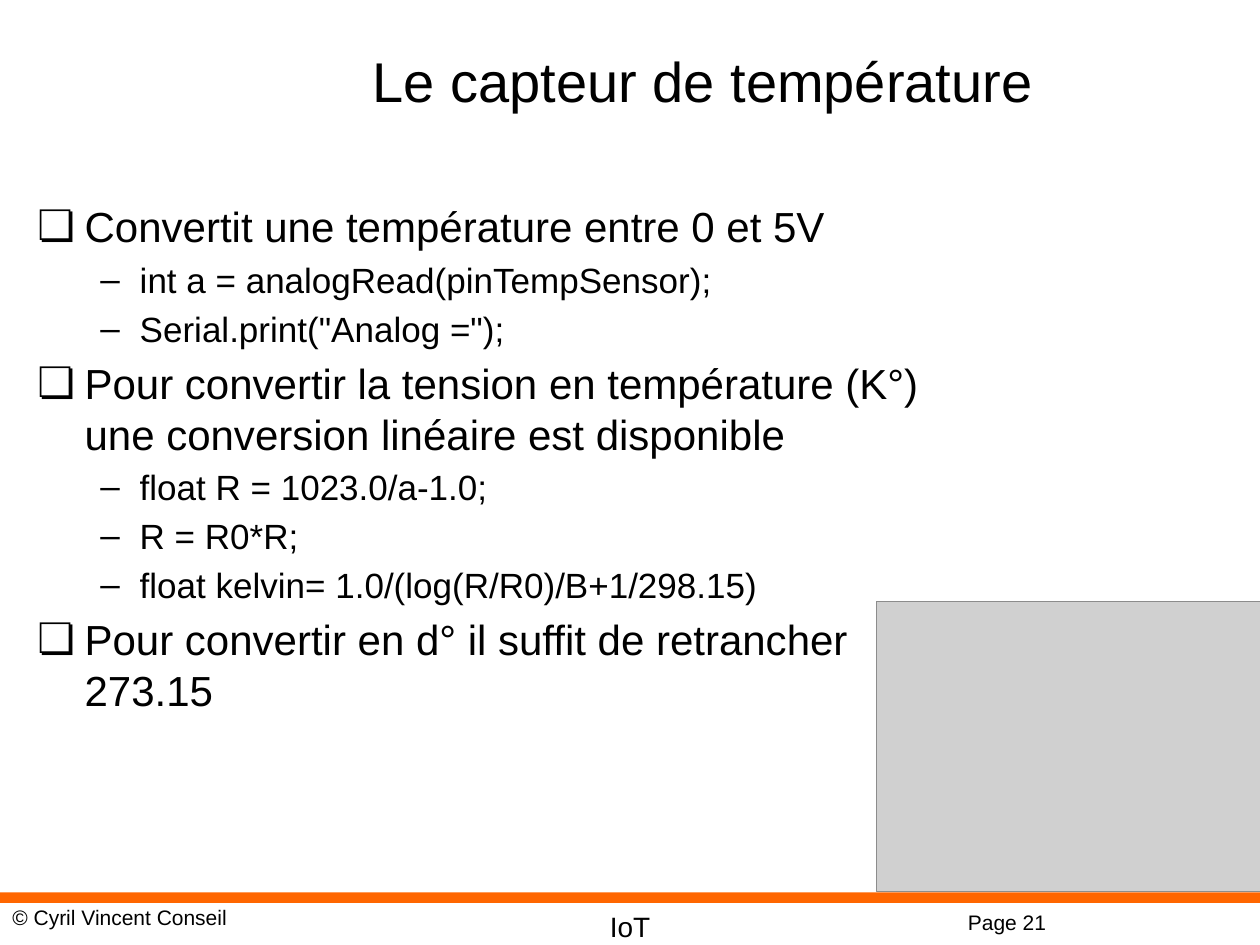
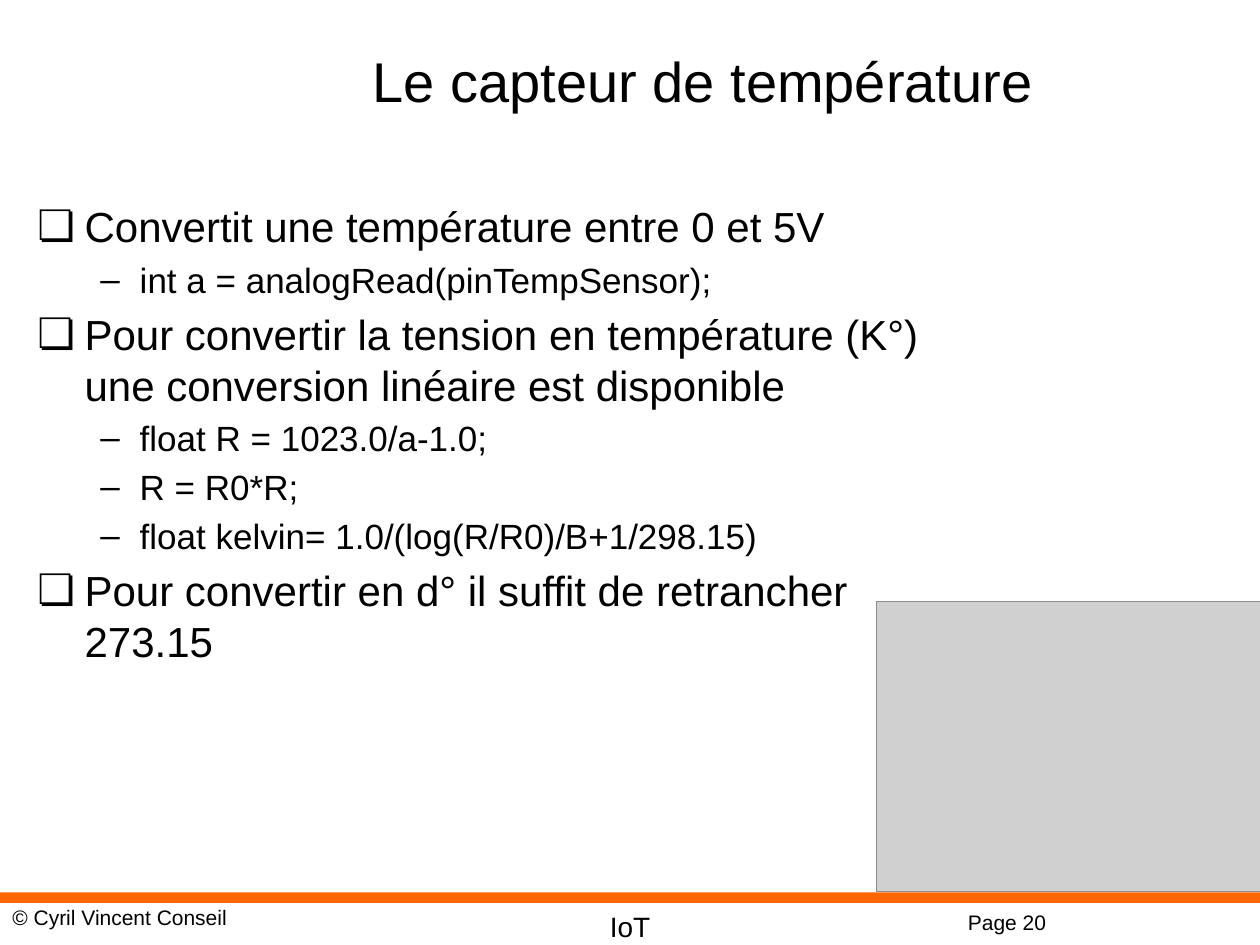
Before and after one commit to cyrilvincent/IoT, a slide deck: slide 20 of ppt/IoT05-ArduinoDev.pptx (slide 21 before the commit). Drawn at 1260x945 pixels with LibreOffice and Linux fonts; fonts in the diff are those of the drawing; grey boxes stand for pictures; background and template pictures are left out. Boxes give left, top, right and bottom in pixels: in the first picture for what was removed or moved away, otherwise in the second. Text is boxed around its words. In the diff, an @@ line names an element or a change of style, - is before the commit and + after.

```diff
--- a/ppt/IoT05-ArduinoDev.pptx
+++ b/ppt/IoT05-ArduinoDev.pptx
@@ text at [140,316,441,349]: paragraph removed @@
-  – Serial.print("Analog =");
@@ page number at [968,915,1046,934]: text changed @@
-Page 21
+Page 20
```
Also in this commit, not shown: 2 other slides changed, 1 slide removed, 36 other files.
